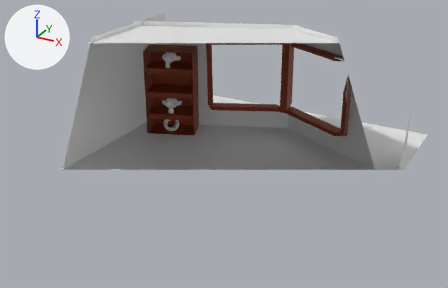
One commit to the glTF model portfolio/public/portfolio2026v2.glb: the scene before it, then after it.
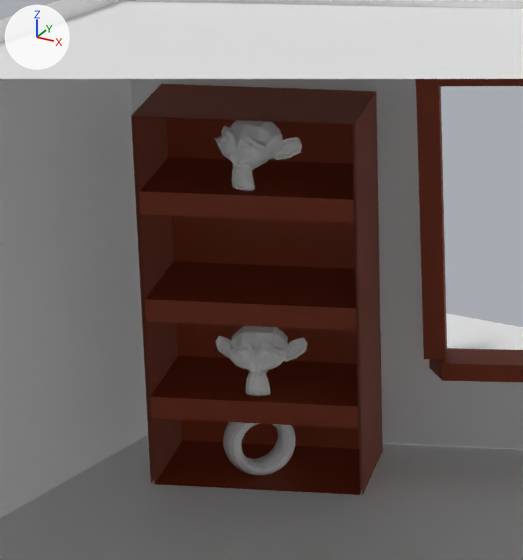
Each version is shown whole from a 50 mm lens placed at (17.36, -35.04, 18.06), pointed at (-0.93, -1.79, 1.44), then close up on the part from 25% to 51% of the width and 9% to 52% of the height. Arrows for +X, +Y and +Z are at upper left; the lights stay in place. Everything nearer to the camera than a plane just in front of the edit is cut away. Where no turn or scale is listed for an object, it has been applied to the vertices.

The first close-up shows 'Cube.001', 'Library', 'Library.001', 'Suzanne', 'Suzanne.001', 'Torus.001', 'floor', 'leftEndWall', 'leftWall', 'top'.
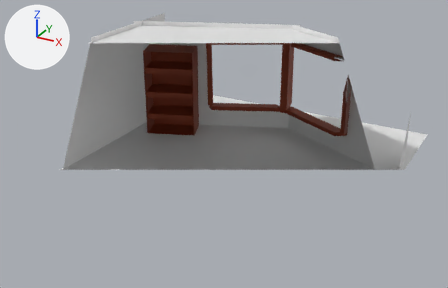
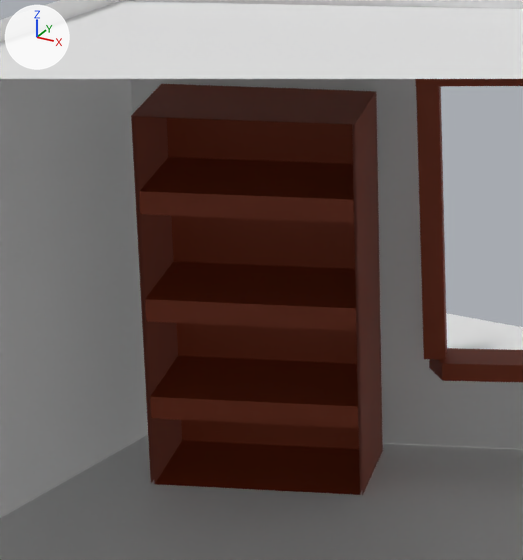
What differs and where, as boxes [x1, y1, x2, y2] in the close-ups (523 x 560 px):
'Suzanne', deleted
    before: [215, 326, 308, 396]
'Suzanne.001', deleted
    before: [215, 120, 302, 191]
'Torus.001', deleted
    before: [223, 422, 296, 475]

The change in detail:
Object 'Suzanne' (ob_suzanne) is deleted.
Object 'Suzanne.001' (ob_suzanne_001) is deleted.
Object 'Torus.001' (ob_torus_001) is deleted.
